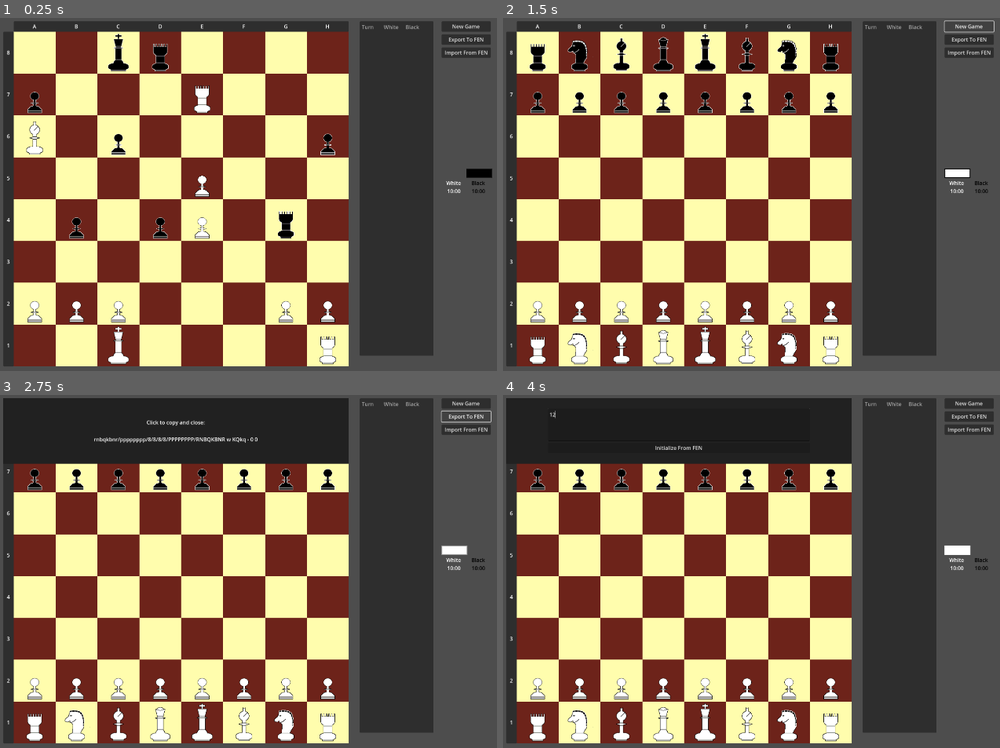
Above: before the commit, frames 1-4 (two rows, left to right).
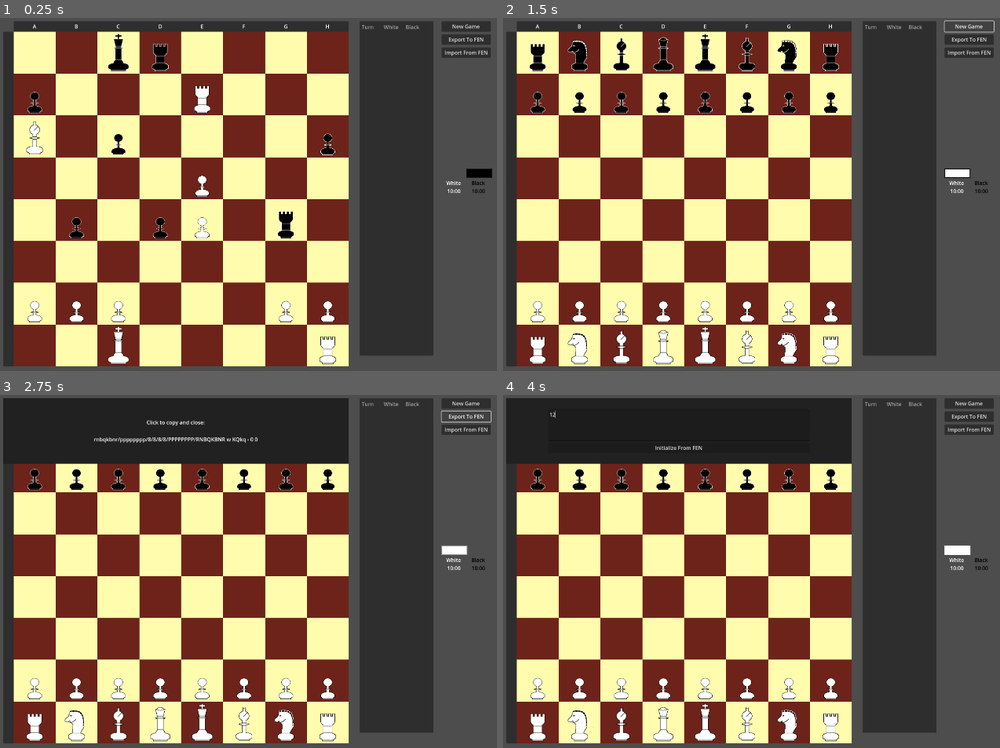
Above: after the commit, the same moments.

Repository: jsmrcina/gchess
Game: Godot game, scene res://scenes/main.tscn
Two runs of this game, one before a commit and one after it. Both use one fixed random seed, a clock stepped at 60 frames per second and the inputs below.
Inputs (mouse positions are in pixels of both pictures, inside the frame that each line leads up to):
- Up to frame 1 (0.25 s): no input
- Up to frame 2 (1.5 s): click "New Game" at 0.5 s; click "New Game" at 1.25 s
- Up to frame 3 (2.75 s): click "Export To FEN" at 2 s
- Up to frame 4 (4 s): click "Import From FEN" at 2.75 s; click (676, 426) at 3.52 s; type "12" at 3.6 s

The runs differ from the first frame. In frame 1, 0.5% of the frame differs, in the area x 1-68%, y 7-94%; in frame 2, 0.6%; in frame 3, 0.6%; in frame 4, 0.6%.

Commit message:
Clean up pawn a bit, fix prediction marker showing in-check moves for king as being valid, change ramparts on rook, mess with label settings a bit

Diff:
--- /dev/null
+++ b/resources/label_setting.tres
@@ -0,0 +1,11 @@
+[gd_resource type="LabelSettings" load_steps=2 format=3 uid="uid://b2cjoqj61gy1c"]
+
+[ext_resource type="FontFile" uid="uid://btaqa05rwojdn" path="res://fonts/Next Sphere Black.ttf" id="1_ccmvf"]
+
+[resource]
+line_spacing = 0.0
+font = ExtResource("1_ccmvf")
+font_size = 6
+outline_color = Color(1, 0.858824, 0.835294, 1)
+shadow_size = 0
+shadow_color = Color(0, 0, 0, 0.878431)
--- a/scenes/main.tscn
+++ b/scenes/main.tscn
@@ -1,9 +1,9 @@
-[gd_scene load_steps=19 format=3 uid="uid://cbmvjf3ejtrbg"]
+[gd_scene load_steps=18 format=3 uid="uid://cbmvjf3ejtrbg"]
 
 [ext_resource type="Script" path="res://systems/MainGame.gd" id="1_r2qtu"]
 [ext_resource type="Script" path="res://entities/Tiles.gd" id="2_3fqaa"]
-[ext_resource type="FontFile" uid="uid://btaqa05rwojdn" path="res://fonts/Next Sphere Black.ttf" id="2_ba7kq"]
 [ext_resource type="Texture2D" uid="uid://cy10ckpyaxj4r" path="res://sprites/nw.png" id="2_r4pak"]
+[ext_resource type="LabelSettings" uid="uid://b2cjoqj61gy1c" path="res://resources/label_setting.tres" id="2_r7y7q"]
 [ext_resource type="Texture2D" uid="uid://bb1h8u2tf0rr3" path="res://sprites/bw.png" id="3_s3uqt"]
 [ext_resource type="Texture2D" uid="uid://12rpxwffl8jx" path="res://sprites/rw.png" id="4_aqseb"]
 [ext_resource type="PackedScene" uid="uid://bknyt3jr1wtsx" path="res://entities/tile_marker.tscn" id="4_uer28"]
@@ -14,15 +14,6 @@
 [ext_resource type="Texture2D" uid="uid://bhg34f1rqm2jn" path="res://sprites/rb.png" id="8_1tkxn"]
 [ext_resource type="Texture2D" uid="uid://c425lqw7d5lp7" path="res://sprites/qb.png" id="9_eq8cp"]
 
-[sub_resource type="LabelSettings" id="LabelSettings_7gmj6"]
-line_spacing = 0.0
-font = ExtResource("2_ba7kq")
-font_size = 32
-font_color = Color(0.235294, 0.505882, 1, 1)
-outline_color = Color(1, 0.858824, 0.835294, 1)
-shadow_size = 0
-shadow_color = Color(0, 0, 0, 0.878431)
-
 [sub_resource type="LabelSettings" id="LabelSettings_juccd"]
 
 [sub_resource type="LabelSettings" id="LabelSettings_djjrh"]
@@ -57,6 +48,7 @@
 offset_right = 32.0
 offset_bottom = 1024.0
 text = "1"
+label_settings = ExtResource("2_r7y7q")
 horizontal_alignment = 1
 vertical_alignment = 1
 
@@ -66,6 +58,7 @@
 offset_right = 32.0
 offset_bottom = 896.0
 text = "2"
+label_settings = ExtResource("2_r7y7q")
 horizontal_alignment = 1
 vertical_alignment = 1
 
@@ -75,6 +68,7 @@
 offset_right = 32.0
 offset_bottom = 768.0
 text = "3"
+label_settings = ExtResource("2_r7y7q")
 horizontal_alignment = 1
 vertical_alignment = 1
 
@@ -84,6 +78,7 @@
 offset_right = 32.0
 offset_bottom = 640.0
 text = "4"
+label_settings = ExtResource("2_r7y7q")
 horizontal_alignment = 1
 vertical_alignment = 1
 
@@ -93,6 +88,7 @@
 offset_right = 32.0
 offset_bottom = 512.0
 text = "5"
+label_settings = ExtResource("2_r7y7q")
 horizontal_alignment = 1
 vertical_alignment = 1
 
@@ -102,6 +98,7 @@
 offset_right = 32.0
 offset_bottom = 384.0
 text = "6"
+label_settings = ExtResource("2_r7y7q")
 horizontal_alignment = 1
 vertical_alignment = 1
 
@@ -111,6 +108,7 @@
 offset_right = 32.0
 offset_bottom = 256.0
 text = "7"
+label_settings = ExtResource("2_r7y7q")
 horizontal_alignment = 1
 vertical_alignment = 1
 
@@ -119,6 +117,7 @@
 offset_right = 32.0
 offset_bottom = 128.0
 text = "8"
+label_settings = ExtResource("2_r7y7q")
 horizontal_alignment = 1
 vertical_alignment = 1
 
@@ -277,7 +276,7 @@
 z_index = 2
 layout_mode = 2
 text = "Game Over"
-label_settings = SubResource("LabelSettings_7gmj6")
+label_settings = ExtResource("2_r7y7q")
 horizontal_alignment = 1
 vertical_alignment = 1
 
--- a/systems/MainGame.gd
+++ b/systems/MainGame.gd
@@ -414,7 +414,15 @@
 		selected_piece = new_selected_piece
 
 		if selected_piece != null:
+			# TODO: This is kind of a hack -- this really should be solved during move generation
+			var final_moves = []
 			markers_moves = move_generator.get_valid_moves_for_current_player(selected_piece, selected_tile, board, false)
+			for move in markers_moves:
+				var king_safe = board.is_move_king_safe(move_generator, selected_tile, move[1], board.get_player_turn())
+				if king_safe:
+					final_moves.append(move)
+
+			markers_moves = final_moves
 
 	update_markers(markers_moves)
 	update_check_marker()
--- a/systems/MoveGenerator.gd
+++ b/systems/MoveGenerator.gd
@@ -158,7 +158,6 @@
 	if not include_all_attacks:
 		attacked_locations = determine_all_attacked_squares(board, Globals.get_opposite_color(color))
 
-	# TODO: Bug, if the direction you move WILL BE in check, then it's not a valid move (currently it's considered valid)
 	for d in Direction:
 		var d_as_int = Direction[d]
 		add_normal_or_attack_move_if_not_attacked(board, location, location.get_in_direction(d_as_int), color, possible_moves, attacked_locations)
Binary file changed: aseprite/Pawn_Black.aseprite
Binary file changed: aseprite/Pawn_White.aseprite
Binary file changed: aseprite/Rook_Black.aseprite
Binary file changed: aseprite/Rook_White.aseprite
Binary file changed: sprites/pb.png
Binary file changed: sprites/pw.png
Binary file changed: sprites/rb.png
Binary file changed: sprites/rw.png
